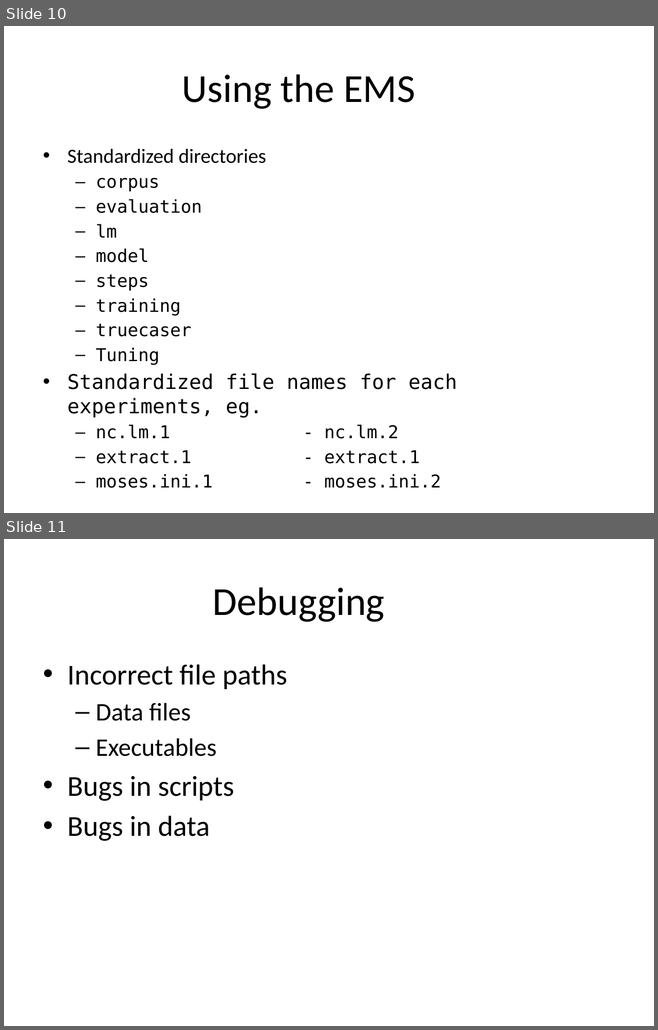
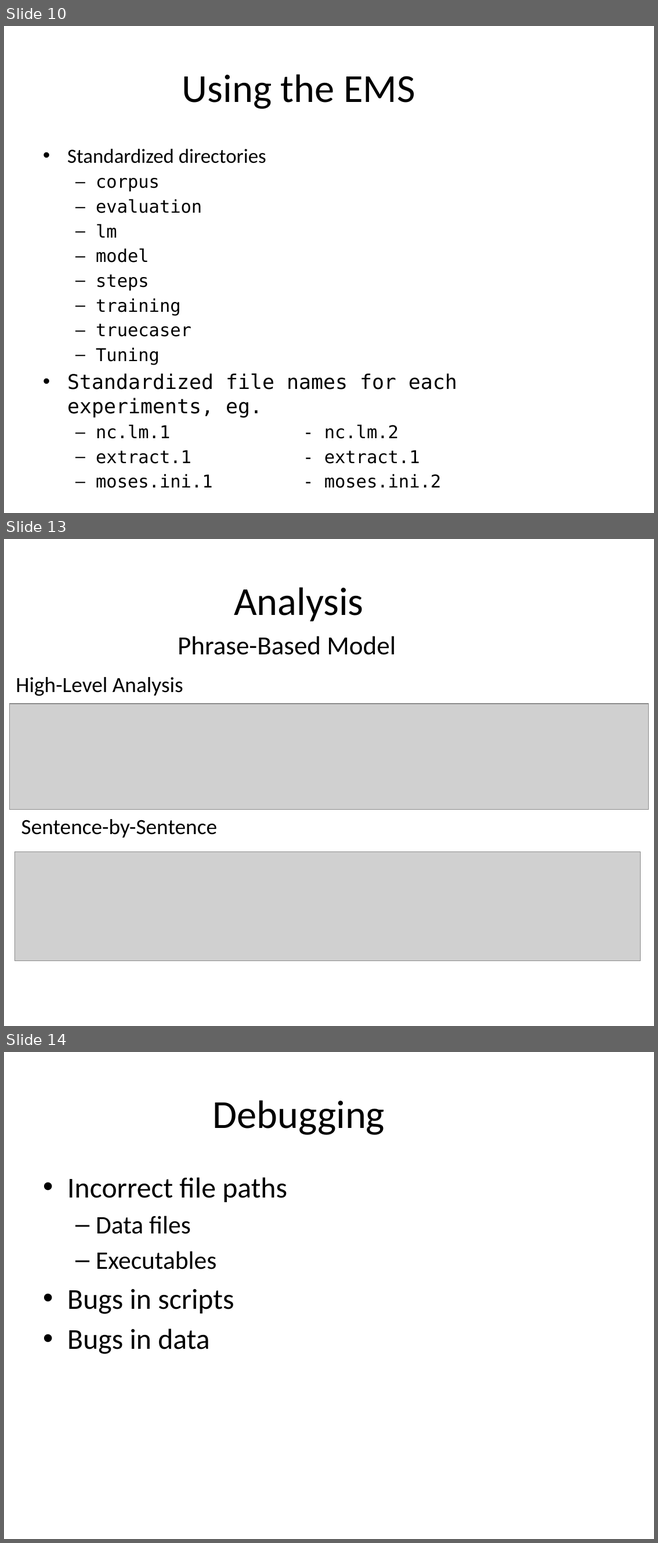
Before and after one commit to hieuhoang/papers, a slide deck: amta2012/hands-on.2012.pptx. Shown one above the other, each under a label of ours: slides 10 and 11 before the commit, slides 10, 13 and 14 after it; the slides between them are not shown. The pictures are 658x1030 and 658x1543 pixels, drawn with LibreOffice and Linux fonts; fonts in the diff are those of the drawing; grey boxes stand for pictures; background and template pictures are left out. Boxes give left, top, right and bottom in pixels: in the first picture for what was removed or moved away, otherwise in the second. Text is boxed around its words. In the diff, an @@ line names an element or a change of style, - is before the commit and + after.

```diff
--- a/amta2012/hands-on.2012.pptx
+++ b/amta2012/hands-on.2012.pptx
@@ slide 13 added at (x1=4, y1=539, x2=654, y2=1026), background #FFFFFF @@
@@ title added at (x1=234, y1=587, x2=364, y2=621), 44 pt, text #000000 @@
+Analysis
@@ text added at (x1=177, y1=636, x2=396, y2=655), 29 pt, text #000000 @@
+Phrase-Based Model
@@ text added at (x1=16, y1=677, x2=183, y2=696), 24 pt, text #000000 @@
+High-Level Analysis
@@ picture added at (x1=9, y1=704, x2=648, y2=810) @@
@@ text added at (x1=21, y1=819, x2=217, y2=838), 24 pt, text #000000 @@
+Sentence-by-Sentence
@@ picture added at (x1=15, y1=852, x2=640, y2=961) @@
@@ what was slide 11 is now slide 14 @@
```
Also in this commit, not shown: 2 other slides added.
